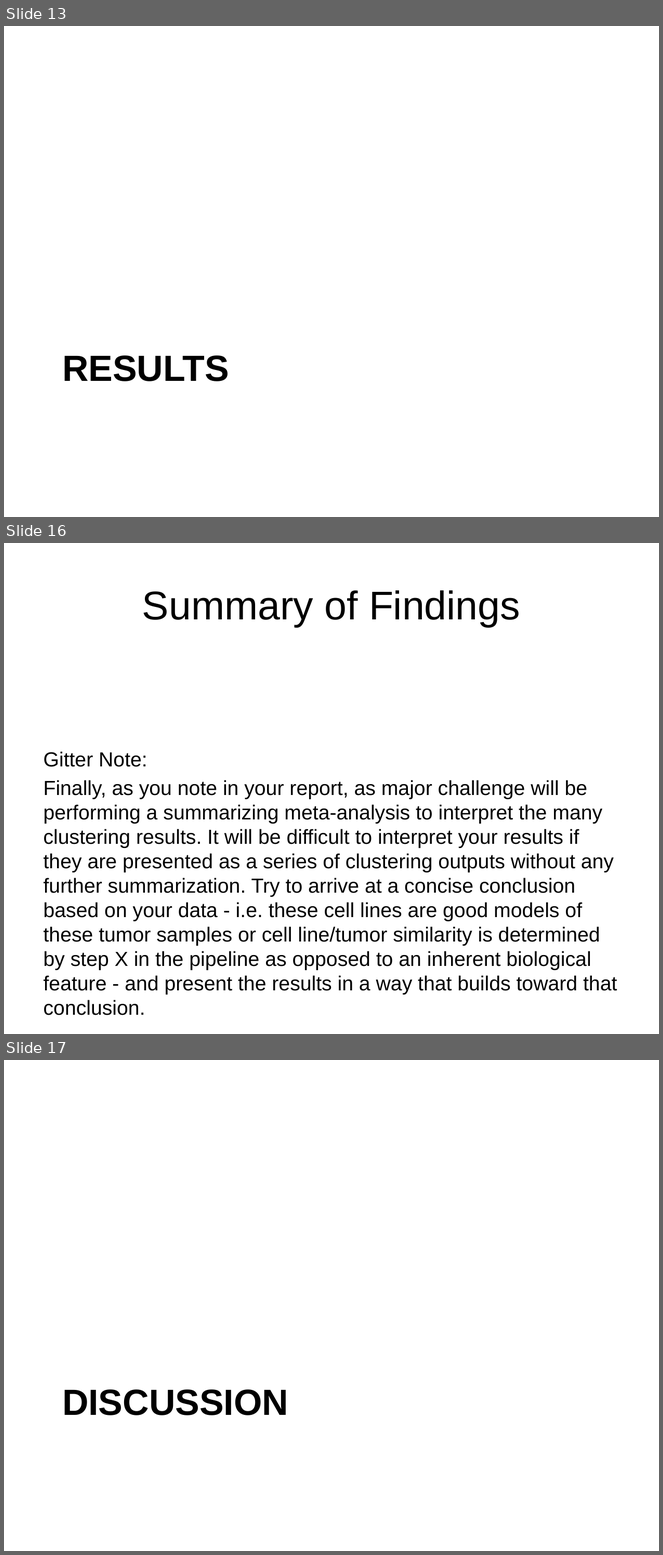
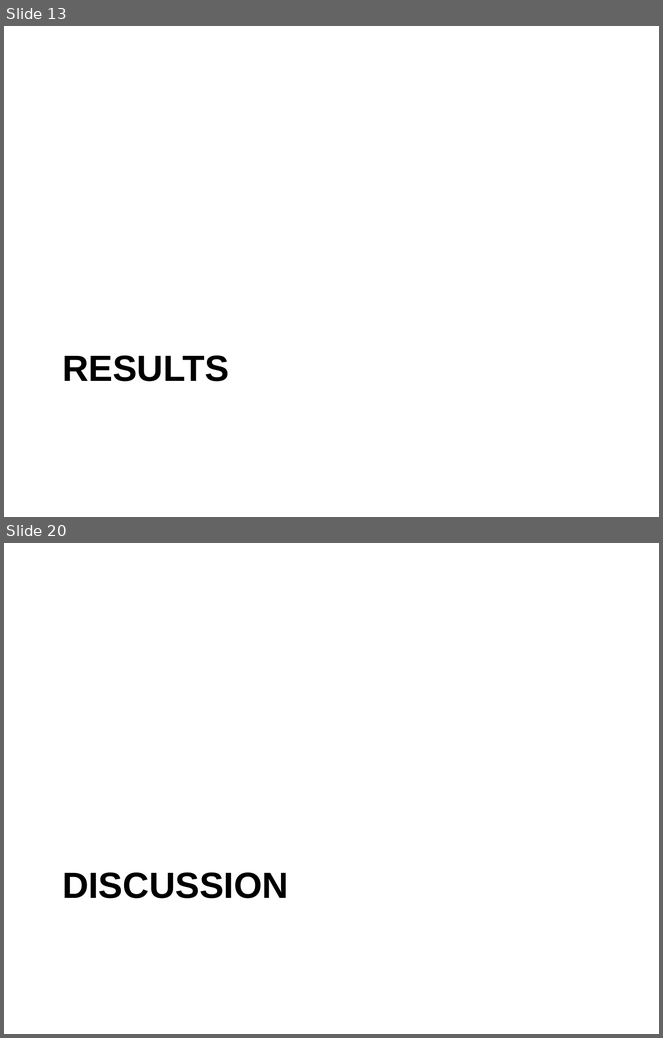
Before and after one commit to eotles/CS838, a slide deck: ProjectPresentation.pptx. Shown one above the other, each under a label of ours: slides 13, 16 and 17 before the commit, slides 13 and 20 after it; the slides between them are not shown. The pictures are 663x1555 and 663x1038 pixels, drawn with LibreOffice and Linux fonts; fonts in the diff are those of the drawing. Boxes give left, top, right and bottom in pixels: in the first picture for what was removed or moved away, otherwise in the second. Text is boxed around its words. In the diff, an @@ line names an element or a change of style, - is before the commit and + after.

```diff
--- a/ProjectPresentation.pptx
+++ b/ProjectPresentation.pptx
@@ slide 16 removed at <box>4,543,659,1034</box>, background #FFFFFF @@
@@ title removed at <box>142,590,520,627</box> @@
-Summary of Findings
@@ text removed at <box>44,752,617,991</box> @@
-Gitter Note:
-Finally, as you note in your report, as major challenge will be performing a summarizing meta-analysis to interpret the many clustering results. It will be difficult to interpret your results if they are presented as a series of clustering outputs without any further summarization. Try to arrive at a concise conclusion based on your data - i.e. these cell lines are good models of these tumor samples or cell line/tumor similarity is determined by step X in the pipeline as opposed to an inherent biological feature - and present the results in a way that builds toward that conclusion.
@@ what was slide 17 is now slide 20 @@
```
Also in this commit, not shown: 4 slides changed, 9 slides added, 5 other slides removed.
